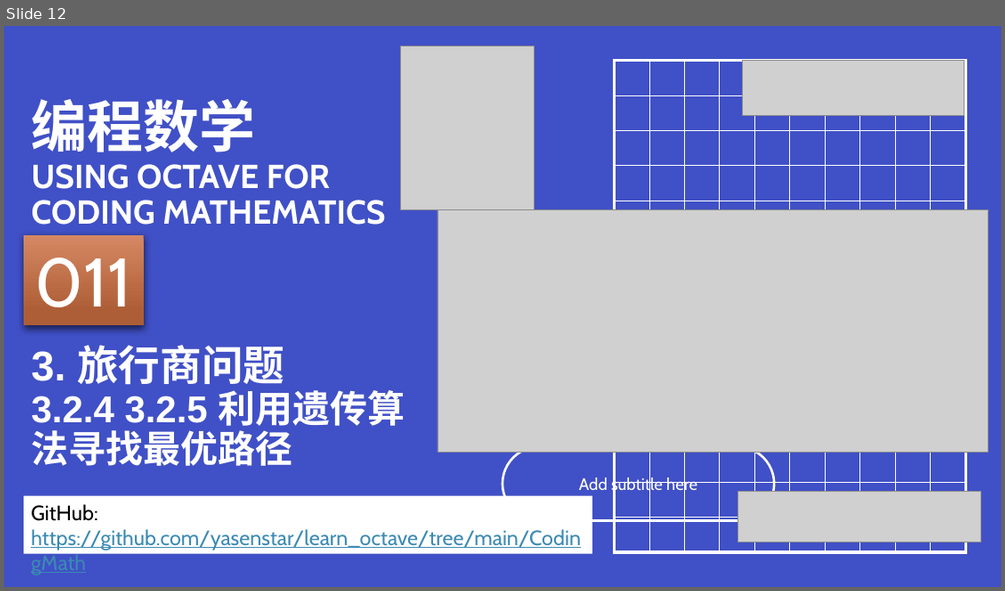
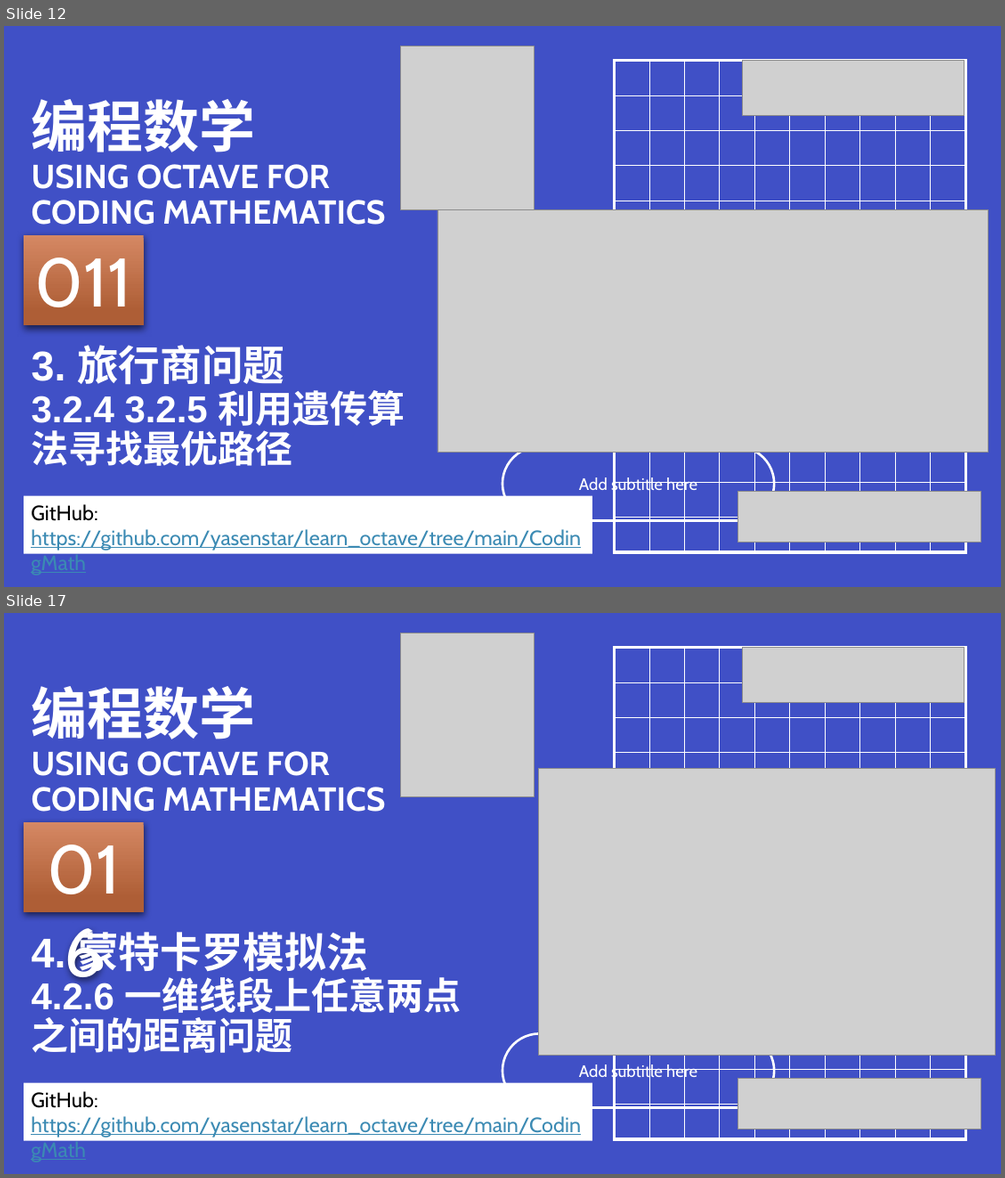
Before and after one commit to yasenstar/learn_octave, a slide deck: CodingMath/codingmath-covers.pptx. Shown one above the other, each under a label of ours: slide 12 before the commit, slides 12 and 17 after it; the slides between them are not shown. The pictures are 1005x591 and 1005x1178 pixels, drawn with LibreOffice and Linux fonts; fonts in the diff are those of the drawing; grey boxes stand for pictures. Boxes give left, top, right and bottom in pixels: in the first picture for what was removed or moved away, otherwise in the second. Text is boxed around its words. In the diff, an @@ line names an element or a change of style, - is before the commit and + after.

```diff
--- a/CodingMath/codingmath-covers.pptx
+++ b/CodingMath/codingmath-covers.pptx
@@ slide 17 added at <box>4,613,1001,1174</box>, background #4050C6; not listed: 1 template element that a slide beside it also shows @@
@@ picture added at <box>400,633,534,797</box> @@
@@ picture added at <box>742,648,964,702</box> @@
@@ title added at <box>32,686,385,811</box>, 32 pt, text #FFFFFF, bold @@
+编程数学
+USING OCTAVE FOR CODING MATHEMATICS
@@ picture added at <box>539,769,995,1055</box> @@
@@ rectangle added at <box>24,821,143,912</box>, fill gradient #D58863 to #AF5F35, 66 pt, text #FFFFFF @@
+016
@@ text added at <box>32,928,461,1053</box>, 36 pt, text #FFFFFF, bold @@
+4. 蒙特卡罗模拟法
+4.2.6 一维线段上任意两点之间的距离问题
@@ rectangle added at <box>24,1083,591,1140</box>, fill #FFFFFF, 20 pt, text #3B8AB3, underline @@
+GitHub: https://github.com/yasenstar/learn_octave/tree/main/CodingMath
@@ picture added at <box>738,1078,981,1129</box> @@
```
Also in this commit, not shown: 6 other slides added, 8 other files.
